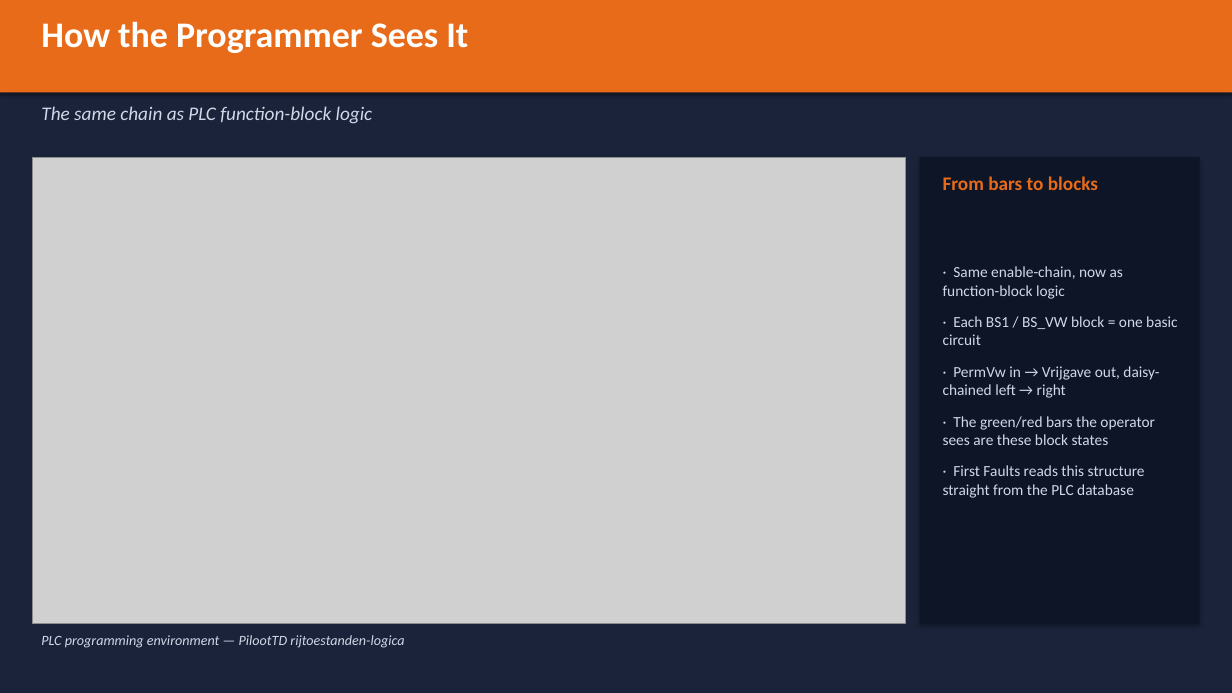
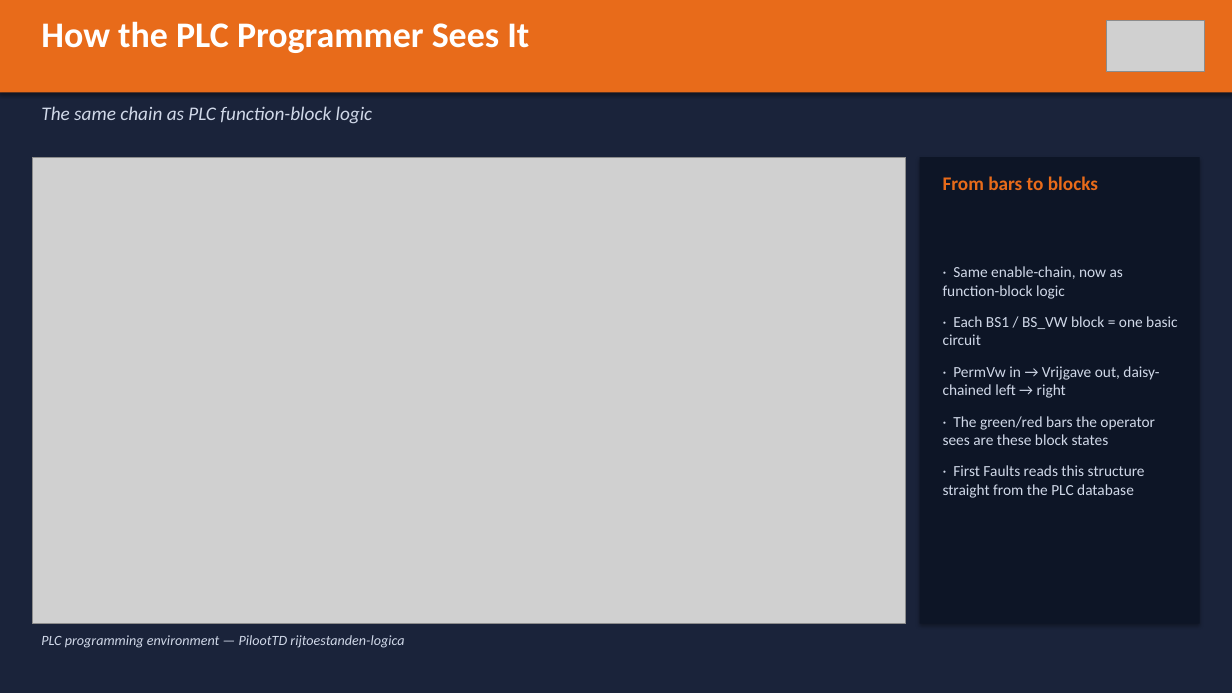
Before and after one commit to bucofski/First_Faults_GUI, a slide deck: slide 8 of presentations/FirstFaults_Presentation.pptx (slide 7 before the commit). Drawn at 1232x693 pixels with LibreOffice and Linux fonts; fonts in the diff are those of the drawing; grey boxes stand for pictures. Boxes give left, top, right and bottom in pixels: in the first picture for what was removed or moved away, otherwise in the second. Text is boxed around its words. In the diff, an @@ line names an element or a change of style, - is before the commit and + after.

```diff
--- a/presentations/FirstFaults_Presentation.pptx
+++ b/presentations/FirstFaults_Presentation.pptx
@@ text at <box>41,21,529,53</box>: text changed @@
-How the Programmer Sees It
+How the PLC Programmer Sees It
@@ picture added at <box>1106,20,1204,71</box> @@
```
Also in this commit, not shown: 13 other slides changed, 1 slide added, 4 other files.
